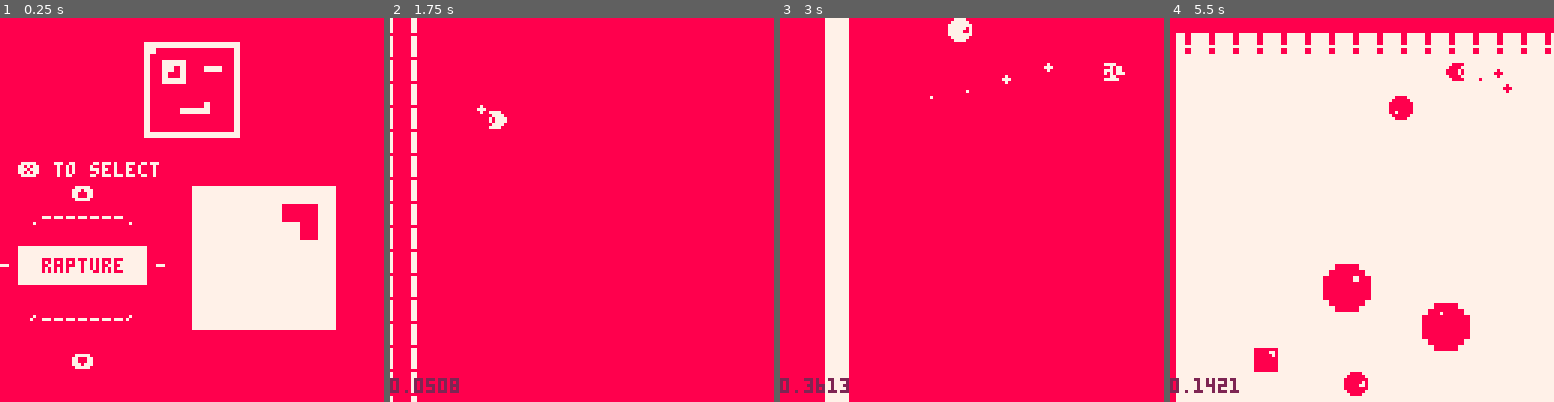
Above: before the commit, frames 1-4 (left to right).
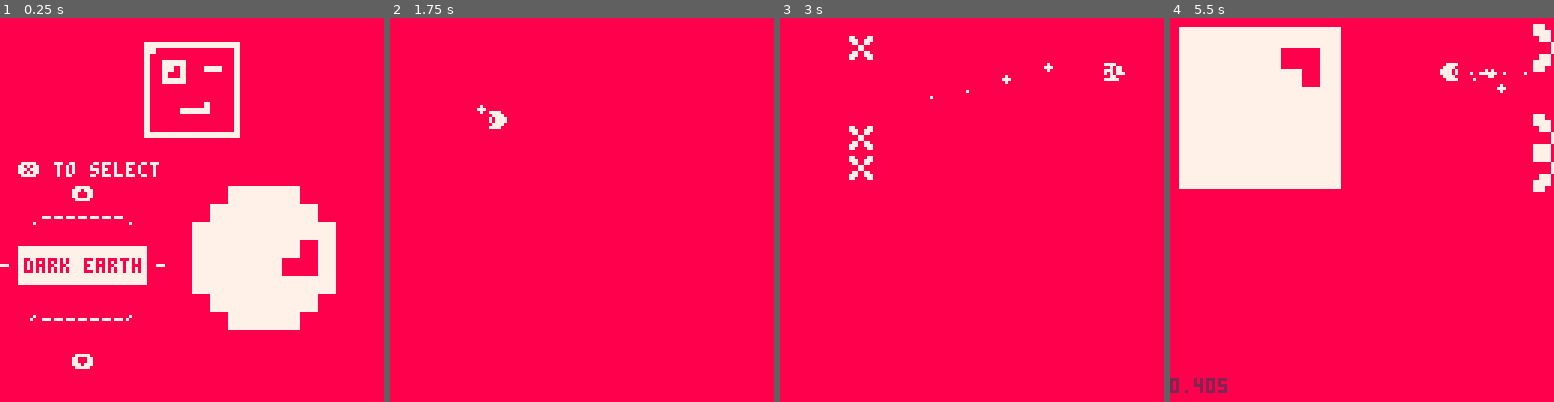
Above: after the commit, the same moments.

Repository: eguneys/pico8-jam
Game: PICO-8 cartridge arythmia.p8
Two runs of this game, one before a commit and one after it. Both use one fixed random seed, a clock stepped at 60 frames per second and the inputs below.
Inputs:
- Up to frame 1 (0.25 s): no input
- Up to frame 2 (1.75 s): tap X (X key) at 0.33, 1.07 s; hold Right from 1.6 s (still down)
- Up to frame 3 (3 s): tap X (X key) at 1.85, 2.97 s; release Right at 2.1 s; hold Up 2.15-2.42 s; hold Right from 2.47 s (still down)
- Up to frame 4 (5.5 s): release Right at 3.03 s; hold Left 3.08-3.58 s; hold Down 3.63-3.97 s; hold Right 4.02-4.68 s; tap X (X key) at 4.08, 5.2 s; hold Up 4.73-5.03 s; hold Left from 5.08 s (still down)

The runs differ from the first frame. In frame 1, 4.4% of the frame differs, in the area x 6-88%, y 43-82%; in frame 2, 2.4%; in frame 3, 7.3%; in frame 4, 74%, in the area x 1-100%, y 1-100%.

Commit message:
level3 boss

Diff:
--- a/arythmia.p8
+++ b/arythmia.p8
@@ -129,6 +129,126 @@
    }
 
    init_object(st, 9, frames)
+end
+
+function boss_frames()
+   local frames = {
+      init_keyframe(m_pos, 0, 10,
+                    {64,64},{64,64}),
+      init_keyframe(m_scale, 0, 10,
+                    {-1,-1},{1, 1})
+   }
+
+   local _st = 10
+
+   append(frames, boss_beat_frames(_st, 1,2, 0))
+   _st += 30
+   append(frames, boss_beat_frames(_st, 2,1, 1))
+   _st += 30
+   append(frames, boss_beat_frames(_st, 1,3, 2))
+   _st += 30
+   append(frames, boss_beat_frames(_st, 3,1,3))
+   _st += 30
+
+   append(frames,
+          boss_dash_frames(_st,64,64,64,0))
+   _st += 100
+   append(frames,
+          boss_dash_frames(_st,64,64,128,64))
+   _st += 100
+   append(frames,
+          boss_dash_frames(_st,64,64,0,64))
+   _st += 100
+   append(frames,
+          boss_dash_frames(_st,64,64,64,128))
+   _st += 100
+
+   append(frames,
+          boss_attack_frames(_st,64, 100))
+
+   _st += 160
+
+   append(frames,
+          boss_attack_frames(_st, 20, 20))
+   _st += 160
+
+   append(frames,
+          boss_attack_frames(_st, 100, 64))
+   _st += 160
+
+   append(frames,
+          boss_attack_frames(_st, 20, 100))
+   _st += 160
+
+   return frames
+end
+
+
+function boss_prefab(st)
+   init_object(st, 9, boss_frames())
+
+   while st < 1200 do
+      st += 30
+      if maybe(0.3) then
+         laserh_prefab(st, 9, rnd()*128)
+      else
+         laserv_prefab(st, 9, rnd()*128)
+      end
+      st += 10 + rnd()*30
+   end
+end
+
+function boss_attack_frames(_st, x2,y2)
+   local frames = {}
+
+   append(frames,
+          boss_move_frames(_st,64,64,x2,y2))
+   _st += 80
+
+   append(frames, boss_scale_frames(_st, 1,5))
+   _st += 30
+
+   append(frames, boss_scale_frames(_st, 5,1))
+   _st += 30
+
+   append(frames,
+          boss_move_frames(_st,x2,y2,64,64))
+
+   return frames
+end
+
+function boss_scale_frames(st, s1,s2)
+   return {
+      init_keyframe(m_scale, st, 16,
+                    { s1,s1 }, {s2,s2})
+   }
+end
+
+function boss_move_frames(st, x1,y1,x2,y2)
+   return {
+      init_keyframe(m_pos, st, 16,
+                    {x1,y1},{x2,y2})
+   }
+end
+
+function boss_dash_frames(st, x1,y1,x2,y2)
+   return {
+      init_keyframe(m_pos, st, 16,
+                    {x1,y1},{x2,y2}),
+      init_keyframe(m_pos, st+24, 32,
+                    {x2,y2},{x1,y1})
+   }
+end
+
+function boss_beat_frames(st, sc_from, sc_to, r)
+   return {
+      init_keyframe(m_scale, st, 8,
+                    { sc_from,sc_from }, {sc_to + 4,sc_to + 4}),
+      init_keyframe(m_rot, st, 4,
+                    {r,0}, {r+1,0}),
+      init_keyframe(m_scale, st + 8, 4,
+                    { sc_from + 4,sc_from + 4 }, {sc_to,sc_to}),
+   }
 end
 
 function bomb_prefab(st, si, x, y)
@@ -808,6 +928,7 @@
 e_edgev=9
 e_sweeph=10
 e_sweepv=11
+e_boss=12
 
 level1 = {
    bpm=60,
@@ -864,9 +985,17 @@
    }
 }
 
+level3 = {
+   bpm = 40,
+   oss={
+      12,0
+   }
+}
+
 levels = {
+   level1, "dark earth", 6,10,
    level2, "rapture", 5,5,
-   level1, "dark earth", 6,10
+   level3, "foreigner", 21,16,
 }
 
 function init_level(level)
@@ -930,6 +1059,10 @@
                        level.oss[i+2],
                        level.oss[i+3])
          i+= 4
+      elseif os == e_boss then
+         boss_prefab(t)
+
+         i+= 1
       else
          i = throw
       end
@@ -1198,6 +1331,10 @@
       value > 0 and 1 or 0
 end
 
+function maybe(r)
+   return rnd() < r
+end
+
 function avalue(path, t, period)
    return path[flr((t*period)%(#path)+1)]
 end
@@ -1218,14 +1355,14 @@
    return sqrt(dx*dx+dy*dy)
 end
 __gfx__
-00000000000000000007700000000000000000007777777700777700777777770077770077777777000000000000000000000000000000000000000000000000
-00000000077777700077770000000000000000007777700707777770777777770770077077777777000000000000000000000000000000000000000000000000
-00700700077777700777777000000000000000007777770777777777777777777777077777777777000000000000000000000000000000000000000000000000
-00077000077777707777777700000000000000007777777777777707777777777777777777777777000000000000000000000000000000000000000000000000
-00077000077777707777777700000000000000007777777777777007707777777777777777777777000000000000000000000000000000000000000000000000
-00700700077777700777777000000000000000007777777777777777700777777777777777777777000000000000000000000000000000000000000000000000
-00000000077777700077770000000000000000007777777707777770777777770777777077777777000000000000000000000000000000000000000000000000
-00000000000000000007700000000000000000007777777700777700777777770077770077777777000000000000000000000000000000000000000000000000
+00000000000000000007700000000000000000007777777700777700777777770077770077777777007777007777777700777700000000000000000000000000
+00000000077777700077770000000000000000007777700707777770777777770770077077777777077777707777777707777700000000000000000000000000
+00700700077777700777777000000000000000007777770777777777777777777777077777777777777777777777777777777007000000000000000000000000
+00077000077777707777777700000000000000007777777777777707777777777777777777777777777777770000000077770077000000000000000000000000
+00077000077777707777777700000000000000007777777777777007707777777777777777777777777777770000000077700777000000000000000000000000
+00700700077777700777777000000000000000007777777777777777700777777777777777777777777777777777777777007777000000000000000000000000
+00000000077777700077770000000000000000007777777707777770777777770777777077777777077777707777777700077770000000000000000000000000
+00000000000000000007700000000000000000007777777700777700777777770077770077777777007777007777777700777700000000000000000000000000
 00000000000000000000000000000000000000000000000000770000000000000000770000077000770000770007700077000077000000000000000000000000
 00000000000770000777700000077770000000000007700000777000000000000007770000077000777007770007700077700777000000000000000000000000
 00000000007777000077770000777770000000000077770000777770777777770777770000077000077007700007700007700770000000000000000000000000
Not shown, changed: the music (__music__) section of arythmia.p8
Not shown, changed: the sound effects (__sfx__) section of arythmia.p8
Not shown, changed: Arythmia.md
